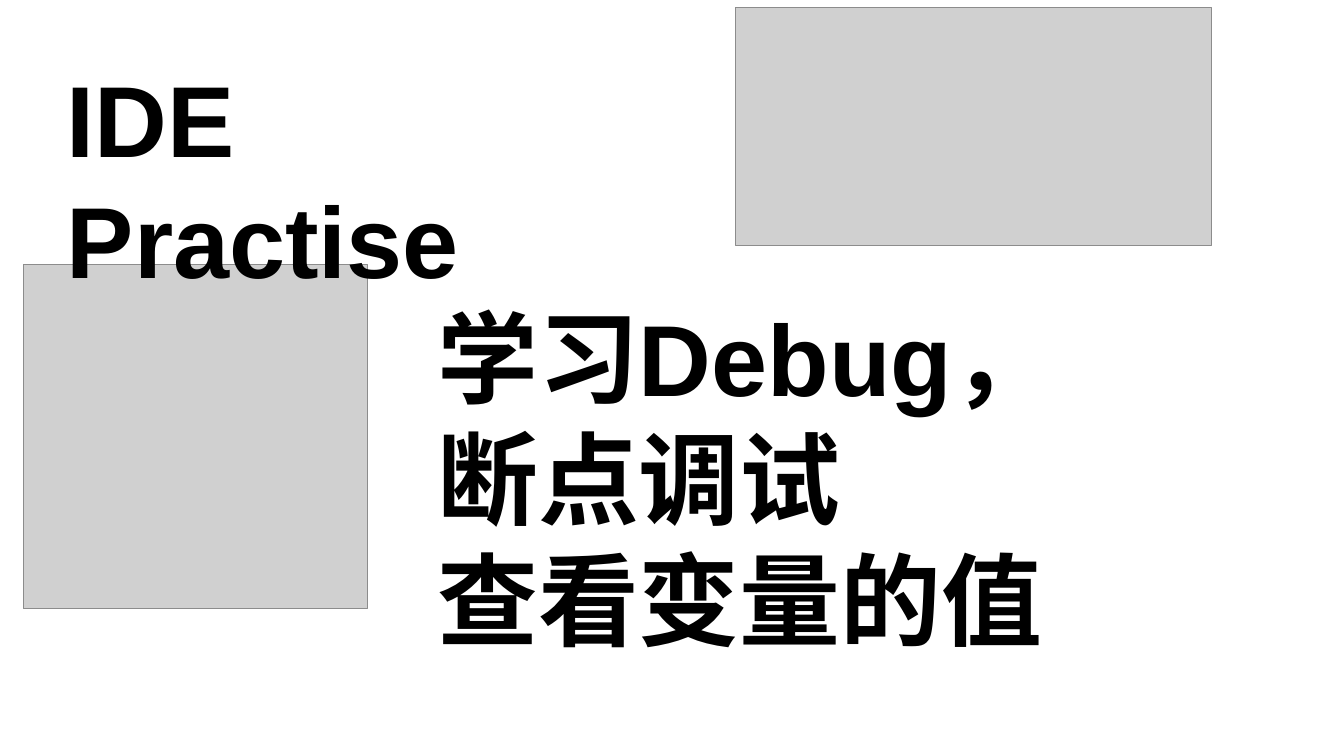
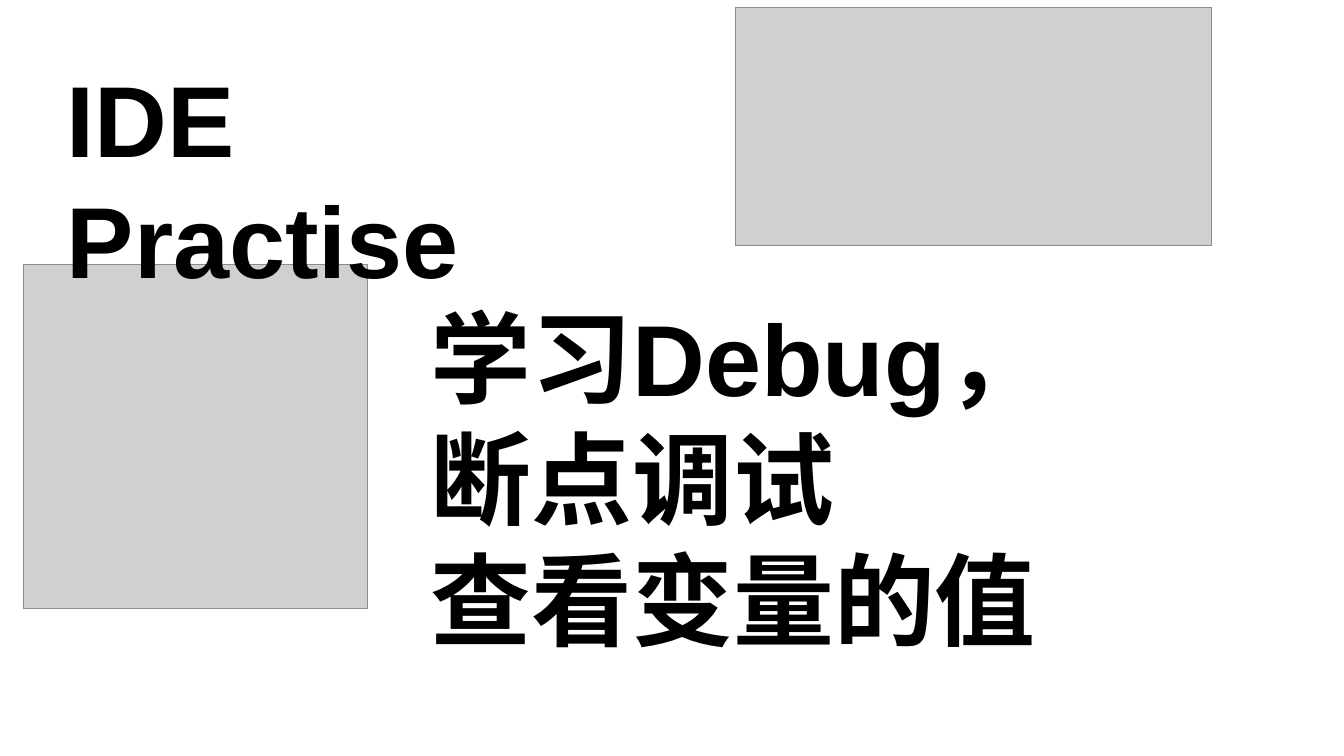
Before and after one commit to 3417725275/CPP_Study, a slide deck: slide 21 of C++课件.pptx. Drawn at 1344x756 pixels with LibreOffice and Linux fonts; fonts in the diff are those of the drawing; grey boxes stand for pictures. Boxes give left, top, right and bottom in pixels: in the first picture for what was removed or moved away, otherwise in the second. Text is boxed around its words. In the diff, an @@ line names an element or a change of style, - is before the commit and + after.

```diff
--- a/C++课件.pptx
+++ b/C++课件.pptx
@@ text "学习Debug，": place and size @@
-text "学习Debug，" at (437,309,1053,648)
+text "学习Debug，" at (431,309,1047,648)
```
Also in this commit, not shown: 1 other slide changed, 1 slide removed, 6 other files.
